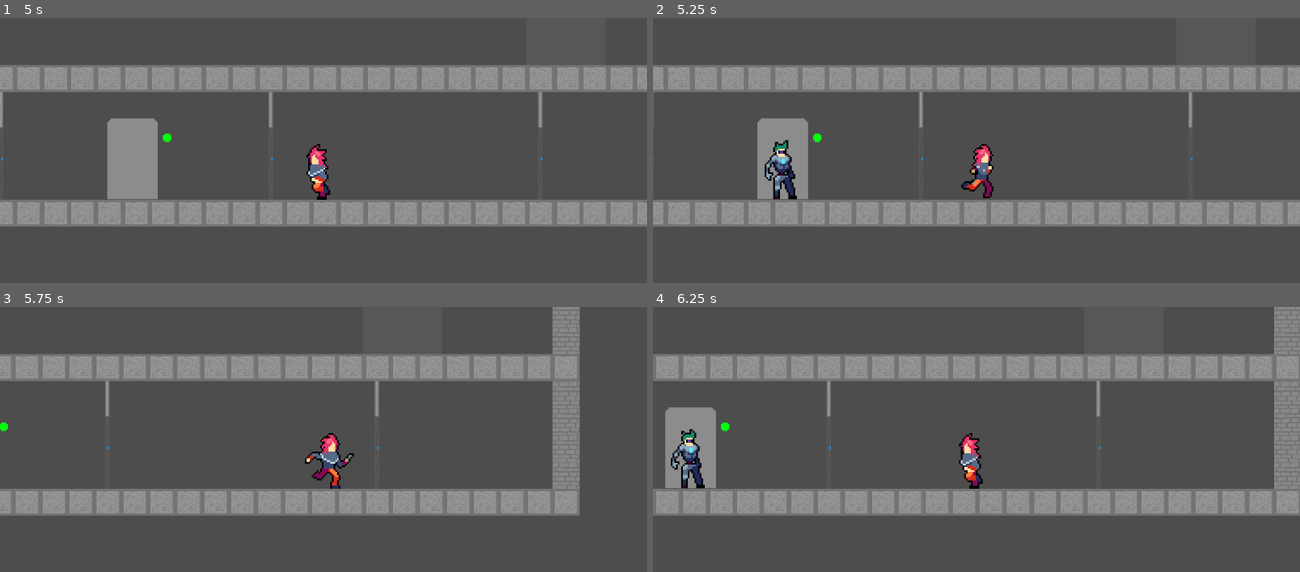
Above: before the commit, frames 1-4 (two rows, left to right).
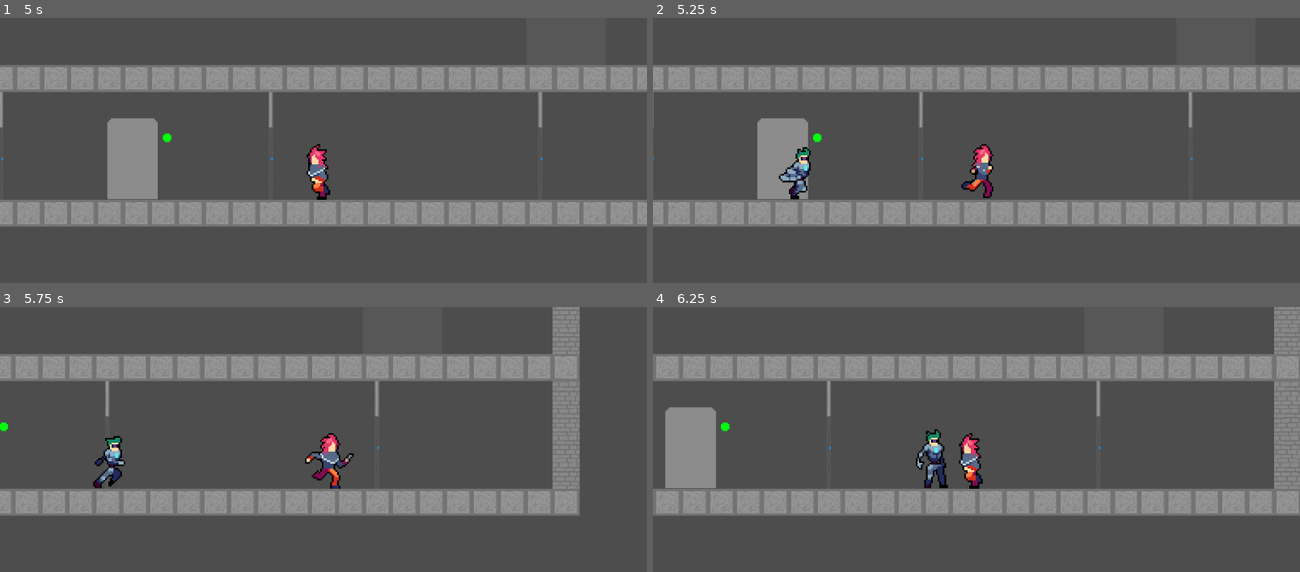
Above: after the commit, the same moments.

Repository: sppmacd/everything-has-to-end
Game: Godot game, scene res://main.tscn
Same seed, same stepped clock (60 frames per second), same inputs: the game is played once before the commit and once after it.
Inputs (mouse positions are in pixels of both pictures, inside the frame that each line leads up to):
- Up to frame 1 (5 s): tap E at 0.5, 0.6, 2.1, 3.6 s; move the mouse to (465, 182) at 0.52 s; hold D 0.53-2.03 s; click (465, 182) at 0.67 s; tap Space at 0.77, 1.52, 3.02, 3.77, 4.52 s; move the mouse to (194, 216) at 1.27 s; tap R at 1.35, 2.85, 4.35 s; move the mouse to (388, 118) at 2.02 s; hold A 2.03-2.78 s; move the mouse to (291, 272) at 2.77 s; hold D 2.78-4.28 s; click (291, 272) at 2.92 s; move the mouse to (517, 253) at 3.52 s; move the mouse to (129, 145) at 4.27 s; hold A from 4.28 s (still down)
- Up to frame 2 (5.25 s): move the mouse to (1008, 200) at 5.02 s; release A at 5.03 s; hold D from 5.03 s (still down); tap E at 5.1 s; click (1008, 200) at 5.17 s
- Up to frame 3 (5.75 s): keep holding D
- Up to frame 4 (6.25 s): move the mouse to (879, 397) at 5.77 s; release D at 5.78 s; hold A from 5.78 s (still down); tap R at 5.85 s; tap Space at 6.02 s

Frame 1 is identical in both runs. In frame 2, 1.0% of the frame differs, in the area x 17-25%, y 46-69%; in frame 3, 0.5%; in frame 4, 1.3%, in the area x 2-46%, y 46-69%.

Commit message:
Implement simple NPC AI

Diff:
--- a/entities/npc.gd
+++ b/entities/npc.gd
@@ -1,9 +1,12 @@
 extends CharacterBody2D
 
+const WALKING_SPEED: float = 4000
 
 # flipped = facing left
+var dead = false
 var flipped = true
-
+var walking = false
+var following_player = false
 
 func set_flipped(f: bool):
 	flipped = f
@@ -23,6 +26,8 @@
 func damage(v: int):
 	print("DAMAGE ", v)
 	$AnimatedSprite2D.play("death")
+	dead = true
+	velocity = Vector2()
 	await get_tree().create_timer(0.7).timeout
 	var player: Player = Main.the.current_level().player()
 	player.add_key(Keys.lvl2_floor0_upstairs)
@@ -33,18 +38,65 @@
 	var player: Player = Main.the.current_level().player()
 	var collider = $RayCast2D.get_collider()
 	if collider and collider == player:
-		return player.global_position
+		return collider["position"]
 	return null
 
 
+func ai():
+	var p = raytrace_player()
+	if following_player:
+		if p:
+			$PlayerFollowingCooldown.start()
+			walking = abs(p.x - global_position.x) > 100
+			set_flipped(p.x < global_position.x)
+		else:
+			walking = false
+	else:
+		if p:
+			walking = true
+			following_player = true
+			$PlayerFollowingCooldown.start()
+		else:
+			walking = false
+
 func _physics_process(delta: float) -> void:
-	var p = raytrace_player()
-	print(p)
+	ai()
+
+	if walking:
+		velocity.x += -WALKING_SPEED * delta if flipped else WALKING_SPEED * delta
+	velocity.x *= 0.00001 ** delta
+	move_and_slide()
+
+
+func _animation_process() -> void:
+	if dead:
+		return
+	if walking:
+		$AnimatedSprite2D.play("run")
+	else:
+		$AnimatedSprite2D.play("idle")
+
+
+func _process(_delta: float) -> void:
+	_animation_process()
 
 
 func _on_timer_timeout() -> void:
-	set_flipped(not flipped)
-	var shell = preload("res://entities/shell.tscn").instantiate()
-	var player = Main.the.current_level().get_node("Player")
-	Main.the.current_level().add_child(shell)
-	shell.setup(self, $GunMarker.global_position, player.global_position - Vector2(0, 50))
+	var p = raytrace_player()
+	if p:
+		var shell = preload("res://entities/shell.tscn").instantiate()
+		Main.the.current_level().add_child(shell)
+		shell.setup(self, $GunMarker.global_position, p)
+
+
+func _on_lookaround_timer_timeout() -> void:
+	if following_player:
+		var p = raytrace_player()
+		if not p:
+			set_flipped(not flipped)
+	else:
+		set_flipped(not flipped)
+
+
+func _on_player_following_cooldown_timeout() -> void:
+	following_player = false
--- a/entities/npc.tscn
+++ b/entities/npc.tscn
@@ -1,8 +1,9 @@
-[gd_scene load_steps=16 format=3 uid="uid://bn4lvjes84bug"]
+[gd_scene load_steps=23 format=3 uid="uid://bn4lvjes84bug"]
 
 [ext_resource type="Script" uid="uid://c63p3n4kn5yd7" path="res://entities/npc.gd" id="1_34xg4"]
 [ext_resource type="Texture2D" uid="uid://2e8o4qcnl2xd" path="res://assets/players/Cyborg/Cyborg_death.png" id="2_0u2uj"]
 [ext_resource type="Texture2D" uid="uid://batwe2vgcthj1" path="res://assets/players/Cyborg/Cyborg_idle.png" id="2_34xg4"]
+[ext_resource type="Texture2D" uid="uid://dk50m5v3upe0b" path="res://assets/players/Cyborg/Cyborg_run.png" id="4_sg5r8"]
 
 [sub_resource type="AtlasTexture" id="AtlasTexture_5hdwl"]
 atlas = ExtResource("2_0u2uj")
@@ -43,6 +44,30 @@
 [sub_resource type="AtlasTexture" id="AtlasTexture_eqa5y"]
 atlas = ExtResource("2_34xg4")
 region = Rect2(144, 0, 48, 48)
+
+[sub_resource type="AtlasTexture" id="AtlasTexture_0afnm"]
+atlas = ExtResource("4_sg5r8")
+region = Rect2(0, 0, 48, 48)
+
+[sub_resource type="AtlasTexture" id="AtlasTexture_s66xx"]
+atlas = ExtResource("4_sg5r8")
+region = Rect2(48, 0, 48, 48)
+
+[sub_resource type="AtlasTexture" id="AtlasTexture_daeoh"]
+atlas = ExtResource("4_sg5r8")
+region = Rect2(96, 0, 48, 48)
+
+[sub_resource type="AtlasTexture" id="AtlasTexture_k86ux"]
+atlas = ExtResource("4_sg5r8")
+region = Rect2(144, 0, 48, 48)
+
+[sub_resource type="AtlasTexture" id="AtlasTexture_q5kfu"]
+atlas = ExtResource("4_sg5r8")
+region = Rect2(192, 0, 48, 48)
+
+[sub_resource type="AtlasTexture" id="AtlasTexture_oidx6"]
+atlas = ExtResource("4_sg5r8")
+region = Rect2(240, 0, 48, 48)
 
 [sub_resource type="SpriteFrames" id="SpriteFrames_0u2uj"]
 animations = [{
@@ -85,6 +110,29 @@
 "loop": true,
 "name": &"idle",
 "speed": 5.0
+}, {
+"frames": [{
+"duration": 1.0,
+"texture": SubResource("AtlasTexture_0afnm")
+}, {
+"duration": 1.0,
+"texture": SubResource("AtlasTexture_s66xx")
+}, {
+"duration": 1.0,
+"texture": SubResource("AtlasTexture_daeoh")
+}, {
+"duration": 1.0,
+"texture": SubResource("AtlasTexture_k86ux")
+}, {
+"duration": 1.0,
+"texture": SubResource("AtlasTexture_q5kfu")
+}, {
+"duration": 1.0,
+"texture": SubResource("AtlasTexture_oidx6")
+}],
+"loop": true,
+"name": &"run",
+"speed": 9.0
 }]
 
 [sub_resource type="RectangleShape2D" id="RectangleShape2D_kdwfn"]
@@ -101,7 +149,7 @@
 animation = &"death"
 frame = 5
 frame_progress = 1.0
-offset = Vector2(10.33, 0)
+offset = Vector2(11, 0)
 
 [node name="CollisionShape2D" type="CollisionShape2D" parent="."]
 position = Vector2(2, -35)
@@ -117,5 +165,16 @@
 [node name="RayCast2D" type="RayCast2D" parent="."]
 position = Vector2(0, -57)
 target_position = Vector2(1000, -1)
+collision_mask = 5
+
+[node name="LookaroundTimer" type="Timer" parent="."]
+wait_time = 0.5
+autostart = true
+
+[node name="PlayerFollowingCooldown" type="Timer" parent="."]
+wait_time = 10.0
+one_shot = true
 
 [connection signal="timeout" from="Timer" to="." method="_on_timer_timeout"]
+[connection signal="timeout" from="LookaroundTimer" to="." method="_on_lookaround_timer_timeout"]
+[connection signal="timeout" from="PlayerFollowingCooldown" to="." method="_on_player_following_cooldown_timeout"]
--- a/entities/player.tscn
+++ b/entities/player.tscn
@@ -371,7 +371,7 @@
 
 [node name="Player" type="CharacterBody2D"]
 z_index = 1000
-collision_layer = 5
+collision_layer = 4
 script = ExtResource("1_b0kkn")
 
 [node name="Sprite2D" type="AnimatedSprite2D" parent="."]
@@ -379,7 +379,8 @@
 position = Vector2(0, -48)
 scale = Vector2(2, 2)
 sprite_frames = SubResource("SpriteFrames_0i614")
-animation = &"punch"
+animation = &"running"
+frame_progress = 0.5339358
 offset = Vector2(12, 0)
 flip_h = true
 
